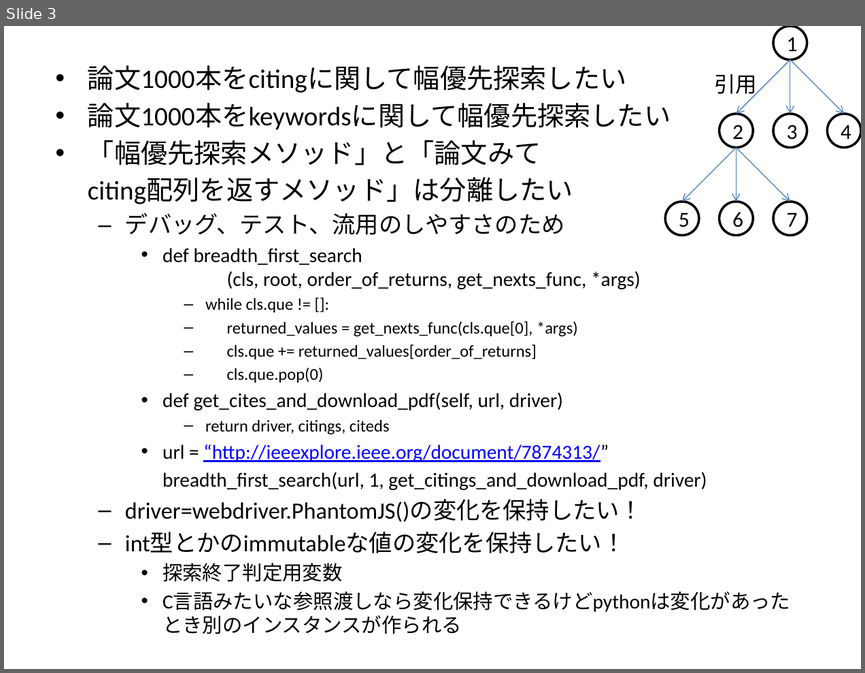
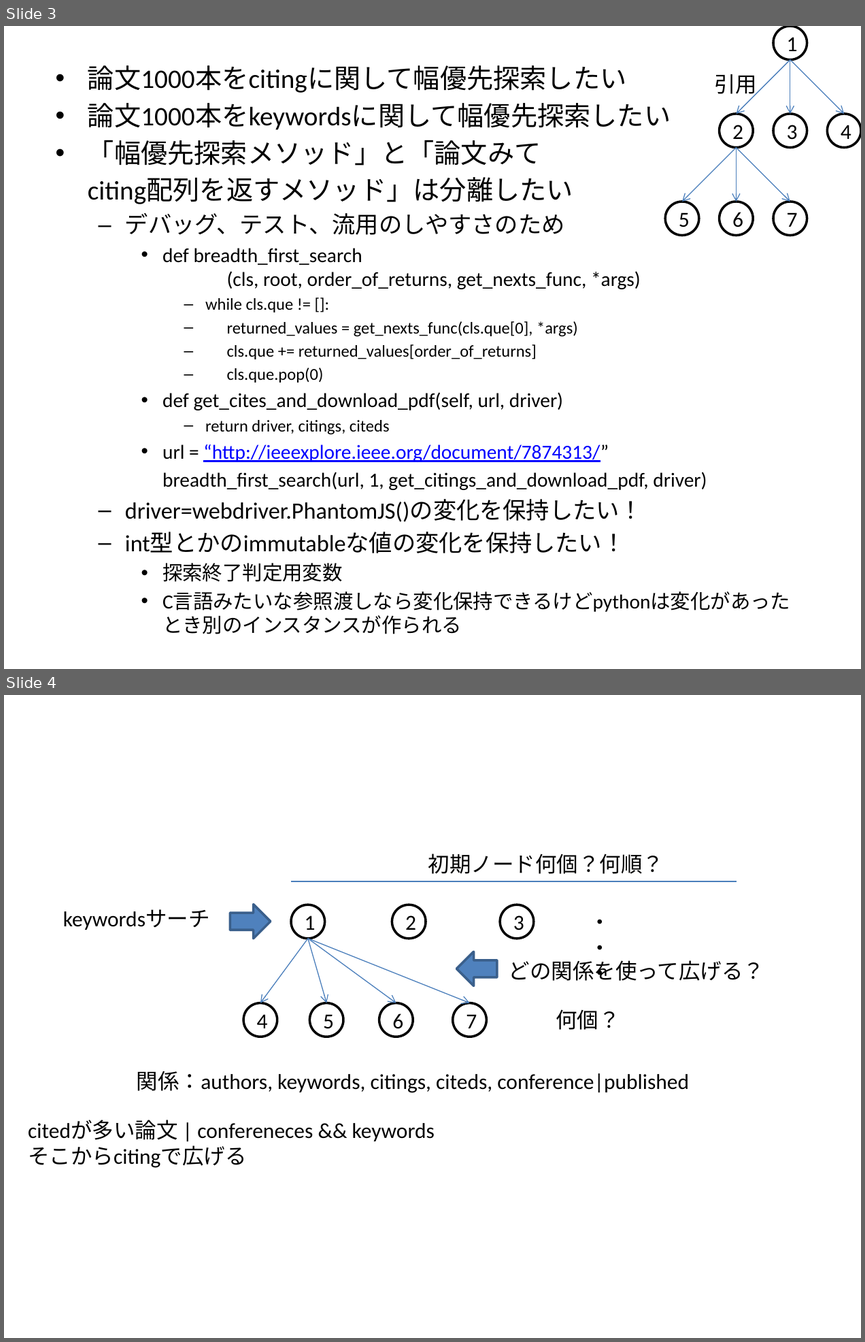
Before and after one commit to tilmitt11191/paper_graph, a slide deck: no_logo.pptx. Shown one above the other, each under a label of ours: slide 3 before the commit, slides 3 and 4 after it. The pictures are 865x673 and 865x1342 pixels, drawn with LibreOffice and Linux fonts; fonts in the diff are those of the drawing. Boxes give left, top, right and bottom in pixels: in the first picture for what was removed or moved away, otherwise in the second. Text is boxed around its words. In the diff, an @@ line names an element or a change of style, - is before the commit and + after.

Commit message:
IEEE citing

```diff
--- a/no_logo.pptx
+++ b/no_logo.pptx
@@ slide 4 added at (x1=4, y1=695, x2=861, y2=1338), background #FFFFFF @@
@@ text added at (x1=428, y1=853, x2=664, y2=874), 18 pt, text #000000 @@
+初期ノード何個？何順？
@@ line added from (291, 882) to (736, 882), #4B7EBC 0.75 pt @@
@@ text added at (x1=63, y1=909, x2=210, y2=930), 18 pt, text #000000 @@
+keywordsサーチ
@@ right arrow added at (x1=230, y1=904, x2=271, y2=938), fill #4F81BD, outline #3A5F8C 2 pt @@
@@ ellipse added at (x1=291, y1=905, x2=324, y2=938), fill #FFFFFF, outline #000000 2 pt, 18 pt, text #000000 @@
+1
@@ ellipse added at (x1=392, y1=905, x2=426, y2=938), fill #FFFFFF, outline #000000 2 pt, 18 pt, text #000000 @@
+2
@@ ellipse added at (x1=500, y1=905, x2=534, y2=938), fill #FFFFFF, outline #000000 2 pt, 18 pt, text #000000 @@
+3
@@ text added at (x1=589, y1=919, x2=611, y2=980), 18 pt, text #000000 @@
+・・・
@@ arrow added from (308, 938) to (260, 1002), #4B7EBC 0.75 pt @@
@@ arrow added from (308, 938) to (326, 1002), #4B7EBC 0.75 pt @@
@@ arrow added from (308, 938) to (396, 1002), #4B7EBC 0.75 pt @@
@@ arrow added from (308, 938) to (469, 1002), #4B7EBC 0.75 pt @@
@@ right arrow added at (x1=456, y1=951, x2=496, y2=985), fill #4F81BD, outline #3A5F8C 2 pt @@
@@ text added at (x1=509, y1=960, x2=764, y2=981), 18 pt, text #000000 @@
+どの関係を使って広げる？
@@ ellipse added at (x1=244, y1=1002, x2=277, y2=1036), fill #FFFFFF, outline #000000 2 pt, 18 pt, text #000000 @@
+4
@@ ellipse added at (x1=310, y1=1002, x2=343, y2=1036), fill #FFFFFF, outline #000000 2 pt, 18 pt, text #000000 @@
+5
@@ ellipse added at (x1=379, y1=1002, x2=413, y2=1036), fill #FFFFFF, outline #000000 2 pt, 18 pt, text #000000 @@
+6
@@ ellipse added at (x1=453, y1=1002, x2=486, y2=1036), fill #FFFFFF, outline #000000 2 pt, 18 pt, text #000000 @@
+7
@@ text added at (x1=555, y1=1009, x2=620, y2=1030), 18 pt, text #000000 @@
+何個？
@@ text added at (x1=137, y1=1071, x2=689, y2=1093), 18 pt, text #000000 @@
+関係：authors, keywords, citings, citeds, conference|published
@@ text added at (x1=28, y1=1120, x2=434, y2=1168), 18 pt, text #000000 @@
+citedが多い論文 | confereneces && keywords
+そこからcitingで広げる
```
Also in this commit, not shown: 11 other files.
